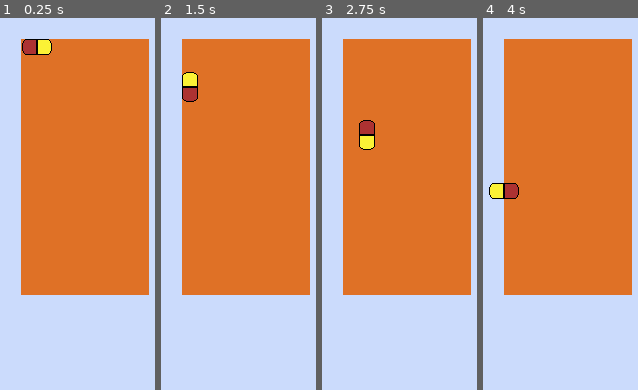
Above: before the commit, frames 1-4 (left to right).
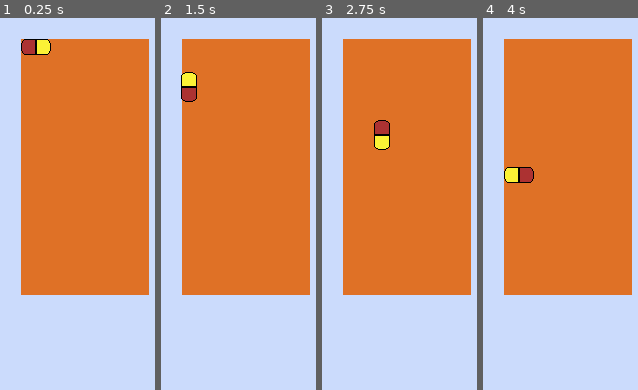
Above: after the commit, the same moments.

Repository: KurzweilTV/GodotWild67
Game: Godot game, scene res://levels/proto.tscn
Same seed, same stepped clock (60 frames per second), same inputs: the game is played once before the commit and once after it.
Inputs:
- Up to frame 1 (0.25 s): no input
- Up to frame 2 (1.5 s): tap Enter at 0.5 s; hold D (right) 0.53-1.28 s; hold Space (rotate) 0.53-1.28 s; tap S (slam) at 0.8, 1.35 s; hold A (left) from 1.28 s (still down)
- Up to frame 3 (2.75 s): tap Space (rotate) at 1.55 s; release A (left) at 2.03 s; hold D (right) from 2.03 s (still down); hold Space (rotate) from 2.03 s (still down); tap S (slam) at 2.3 s
- Up to frame 4 (4 s): tap Enter at 2.75 s; release Space (rotate) at 2.78 s; tap S (slam) at 2.85, 3.8 s; tap Space (rotate) at 3.05, 3.5 s; release D (right) at 3.53 s; hold A (left) from 3.53 s (still down); hold Space (rotate) from 3.53 s (still down)

The runs differ from the first frame. In frame 1, 0.2% of the frame differs, in the area x 13-34%, y 5-10%; in frame 2, 0.2%; in frame 3, 1.5%; in frame 4, 1.6%, in the area x 3-33%, y 40-49%.

Commit message:
adds basic capsule movement and grid tracking

Diff:
--- a/globals/gamemanager.gd
+++ b/globals/gamemanager.gd
@@ -3,5 +3,5 @@
 func _ready() -> void:
 	randomize()
 
-var game_level : int = 1
+var game_level : int = 0
 var game_score : int = 0
--- /dev/null
+++ b/globals/grid.gd
@@ -0,0 +1,27 @@
+extends Node
+
+var grid = []
+var grid_width = 8
+var grid_height = 16
+var origin : Vector2 = Vector2(256,128)
+
+func _ready():
+	initialize_grid()
+
+func initialize_grid():
+	grid = []
+	for i in range(grid_height):
+		grid.append([])
+		grid[i].resize(grid_width)
+		for j in range(grid_width):
+			grid[i][j] = null
+
+func position_to_grid(pos):
+	var grid_x = int((pos.x - origin.x) / 16)
+	var grid_y = int((pos.y - origin.y) / 16)
+	return Vector2(grid_x, grid_y)
+
+func grid_to_position(grid_pos):
+	var pixel_x = grid_pos.x * 16 + origin.x
+	var pixel_y = grid_pos.y * 16 + origin.y
+	return Vector2(pixel_x, pixel_y)
--- a/levels/proto.tscn
+++ b/levels/proto.tscn
@@ -11,4 +11,7 @@
 centered = false
 
 [node name="Capsule" parent="." instance=ExtResource("2_0fuqp")]
-position = Vector2(264, 137)
+position = Vector2(263, 137)
+
+[node name="GridOrigin" type="Marker2D" parent="."]
+position = Vector2(256, 129)
--- a/project.godot
+++ b/project.godot
@@ -22,6 +22,7 @@
 [autoload]
 
 GameManager="*res://globals/gamemanager.gd"
+Grid="*res://globals/grid.gd"
 
 [display]
 
--- a/scenes/capsule.gd
+++ b/scenes/capsule.gd
@@ -1,22 +1,38 @@
 extends Node2D
+class_name Capsule
+
+const RIGHT_EDGE : int = 7
+const LEFT_EDGE : int = 0
+const FLOOR : int = 15
+
+var max_left : int = 0
+var max_right : int = 6
+var max_down : int = 15
+var current_grid : Vector2 = Vector2.ZERO
 
 @onready var ticker: Timer = $Ticker
-
+@onready var left_marker: Marker2D = $LeftMarker
+@onready var right_marker: Marker2D = $RightMarker
 
 # Called when the node enters the scene tree for the first time.
 func _ready() -> void:
 	update_tick_speed()
-	$Sprite2D.frame = choose_random_piece()
+	self.frame = choose_random_piece()
 
-func _input(event: InputEvent) -> void: # player input events
-	if event.is_action_pressed("left"):
+func _input(event: InputEvent) -> void:  # player input events
+	var movement_options = check_on_grid(position)
+
+	if event.is_action_pressed("left") and movement_options["left"]:
 		move_left()
-	if event.is_action_pressed("right"):
+	if event.is_action_pressed("right") and movement_options["right"]:
 		move_right()
-	if event.is_action_pressed("slam"):
+	if event.is_action_pressed("slam") and movement_options["down"]:
 		move_down()
 	if event.is_action_pressed("rotate"):
 		rotate_ccw()
+
+func _process(_delta: float) -> void:
+	current_grid = Grid.position_to_grid(position) # track location at all times
 
 # move and rotate functions
 func move_left() -> void:
@@ -26,25 +42,67 @@
 	position.x += 16
 
 func move_down() -> void:
-	position.y += 16
+	var movement_options : Dictionary = check_on_grid(position)
+	if movement_options["down"]:
+		position.y += 16
 
 func rotate_ccw() -> void:
 	rotation_degrees -= 90
+	if rotation_degrees == -360 or rotation_degrees == 360:
+		rotation_degrees = 0
+
+	# prevent from going off the right edge
+	if rotation_degrees == 0:
+		max_right -= 1
+		if current_grid.x >= RIGHT_EDGE:
+			position.x -= 16
+	else:
+		max_right = RIGHT_EDGE
+
+	# prevent from going off the left edge
+	if rotation_degrees == -180:
+		max_left += 1
+		if current_grid.x <= LEFT_EDGE:
+			position.x += 16
+	else:
+		max_left = LEFT_EDGE
+
+	# prevent from going off the bottom
+	if rotation_degrees == -270:
+		max_down -= 1
+	else:
+		max_down = FLOOR
+
 
 func update_tick_speed() -> void: # faster drops based on game_level
 	var base_speed : float = 1.0
 	var max_speed : float = 0.1
-
 	var new_speed: float = lerp(base_speed, max_speed, float(GameManager.game_level - 1) / 8.0)
 	ticker.wait_time = new_speed
 
 func choose_random_piece() -> int:
-	var sprite : Sprite2D = $Sprite2D
-	var frame_count : int = sprite.hframes
+	var frame_count : int = self.hframes
 	var rand_frame : int = randi_range(1, frame_count) - 1
 	return rand_frame
 
+func check_on_grid(pos) -> Dictionary:
+	var location: Vector2 = Grid.position_to_grid(pos)
+	var can_move_left: bool = true
+	var can_move_right: bool = true
+	var can_move_down: bool = true
 
+	if location.x <= max_left:
+		can_move_left = false
+	if location.x >= max_right:
+		can_move_right = false
+	if location.y >= max_down:
+		can_move_down = false
+
+	return {
+		"left": can_move_left,
+		"right": can_move_right,
+		"down": can_move_down
+	}
 
 # signal functions
 func _on_ticker_timeout() -> void:
--- a/scenes/capsule.tscn
+++ b/scenes/capsule.tscn
@@ -3,17 +3,20 @@
 [ext_resource type="Script" path="res://scenes/capsule.gd" id="1_ehhrs"]
 [ext_resource type="Texture2D" uid="uid://bqfs7txi8mrb8" path="res://art/capsules/Capsule.png" id="1_ko4cb"]
 
-[node name="Capsule" type="Node2D"]
-script = ExtResource("1_ehhrs")
-
-[node name="Sprite2D" type="Sprite2D" parent="."]
+[node name="Capsule" type="Sprite2D"]
 texture_filter = 1
 texture = ExtResource("1_ko4cb")
 offset = Vector2(8, 2.08165e-12)
 hframes = 6
-frame = 5
+frame = 3
+script = ExtResource("1_ehhrs")
 
 [node name="Ticker" type="Timer" parent="."]
 autostart = true
 
+[node name="LeftMarker" type="Marker2D" parent="."]
+
+[node name="RightMarker" type="Marker2D" parent="."]
+position = Vector2(16, 0)
+
 [connection signal="timeout" from="Ticker" to="." method="_on_ticker_timeout"]
